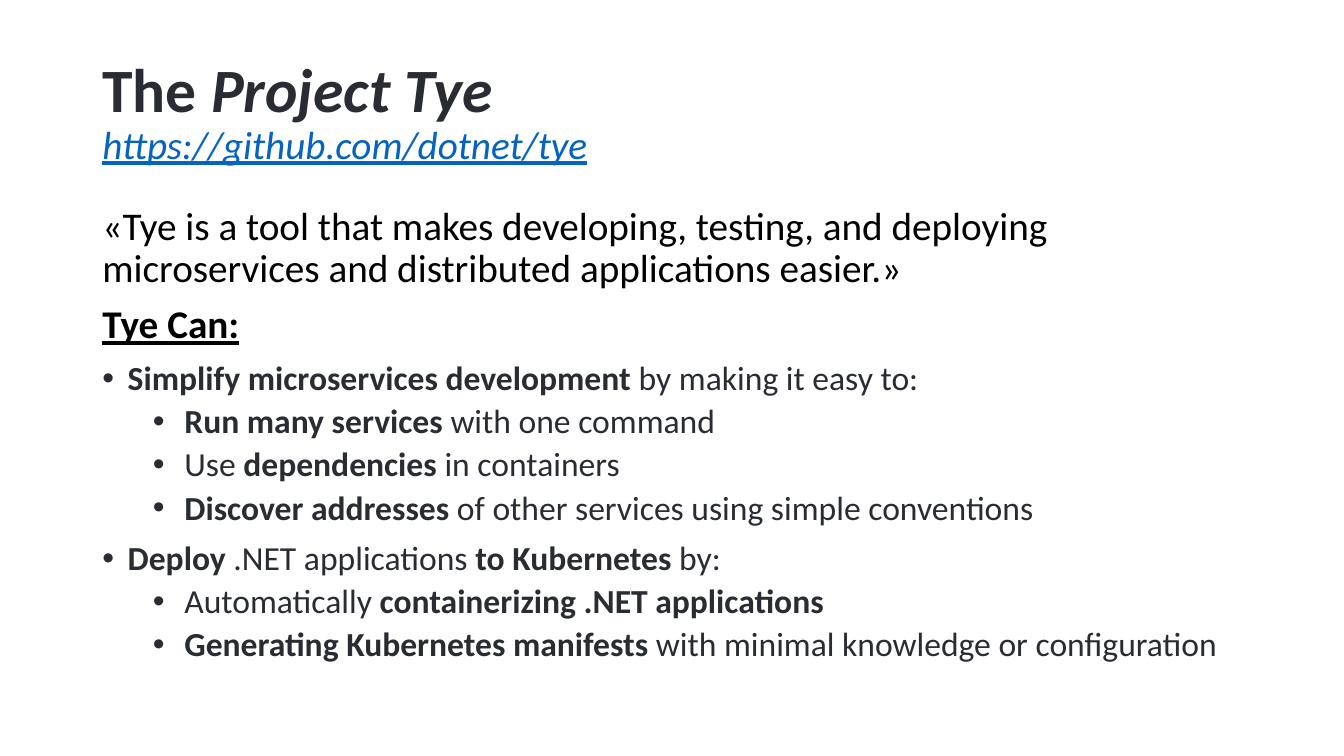
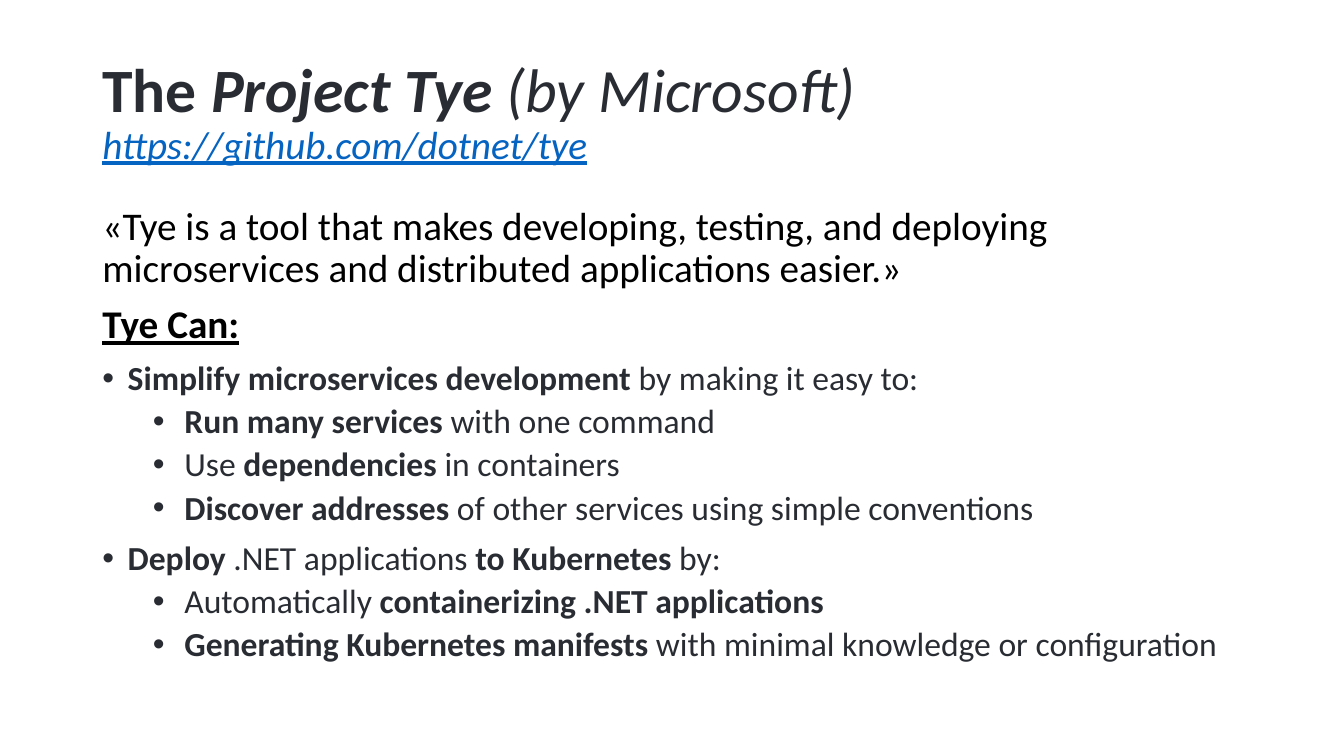
Before and after one commit to hikalkan/presentations, a slide deck: slide 7 of 2023-05-10 ABP Conf 2023 Developing with Kubernetes/Developing with Kubernetes.pptx. Drawn at 1344x756 pixels with LibreOffice and Linux fonts; fonts in the diff are those of the drawing; background and template pictures are left out. Boxes give left, top, right and bottom in pixels: in the first picture for what was removed or moved away, otherwise in the second. Text is boxed around its words. In the diff, an @@ line names an element or a change of style, - is before the commit and + after.

```diff
--- a/2023-05-10 ABP Conf 2023 Developing with Kubernetes/Developing with Kubernetes.pptx
+++ b/2023-05-10 ABP Conf 2023 Developing with Kubernetes/Developing with Kubernetes.pptx
@@ title at [102, 67, 855, 166]: text changed @@
-The Project Tye
-https://github.com/dotnet/tye
+The Project Tye (by Microsoft)
+https://github.com/dotnet/tye
```
Also in this commit, not shown: 5 other slides changed, 4 slides added, 2 slides removed.
